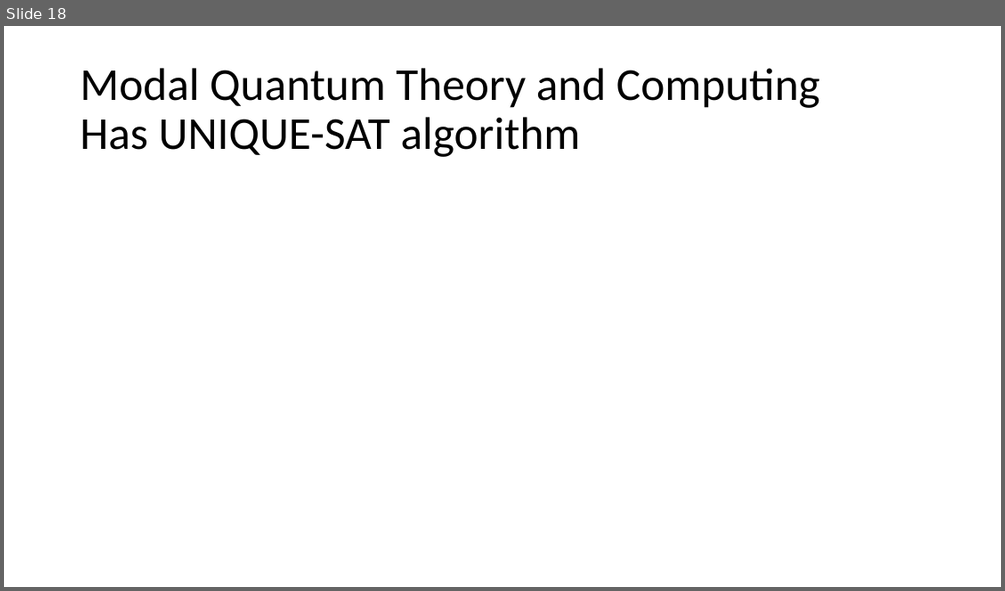
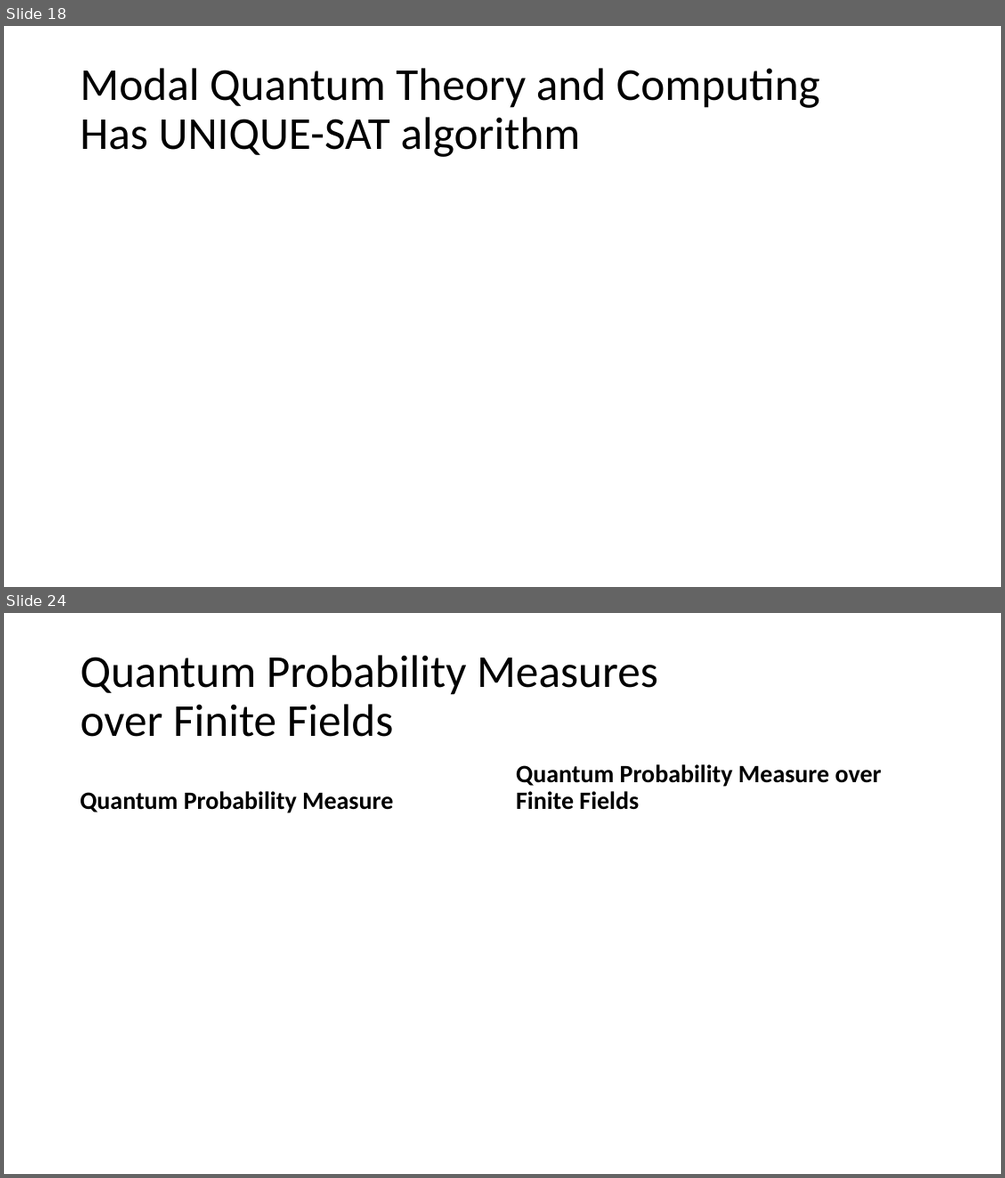
Before and after one commit to yuttai/Contextuality-and-Nonlocality-in-Discrete-Quantum-Theory, a slide deck: defense.pptx. Shown one above the other, each under a label of ours: slide 18 before the commit, slides 18 and 24 after it; the slides between them are not shown. The pictures are 1005x591 and 1005x1178 pixels, drawn with LibreOffice and Linux fonts; fonts in the diff are those of the drawing; grey boxes stand for pictures. Boxes give left, top, right and bottom in pixels: in the first picture for what was removed or moved away, otherwise in the second. Text is boxed around its words. In the diff, an @@ line names an element or a change of style, - is before the commit and + after.

```diff
--- a/defense.pptx
+++ b/defense.pptx
@@ slide 24 added at [4,613,1001,1174], background #FFFFFF @@
@@ title added at [81,655,658,737], 44 pt, text #000000 @@
+Quantum Probability Measures
+over Finite Fields
@@ text added at [516,764,882,810], 24 pt, text #000000, bold @@
+Quantum Probability Measure over Finite Fields
@@ text added at [80,791,393,813], 24 pt, text #000000, bold @@
+Quantum Probability Measure
```
Also in this commit, not shown: 3 slides changed, 4 other slides added, 3 other files.
